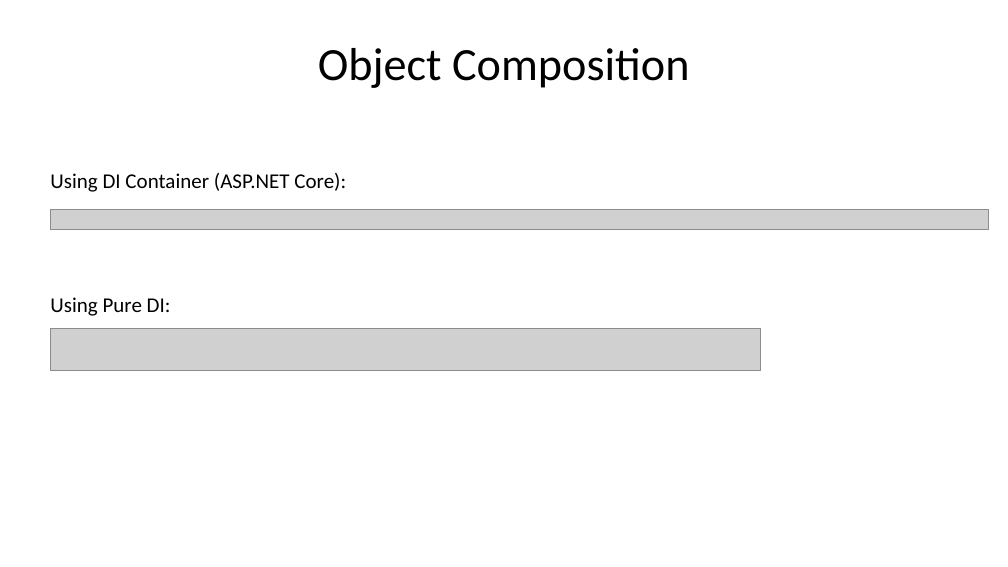
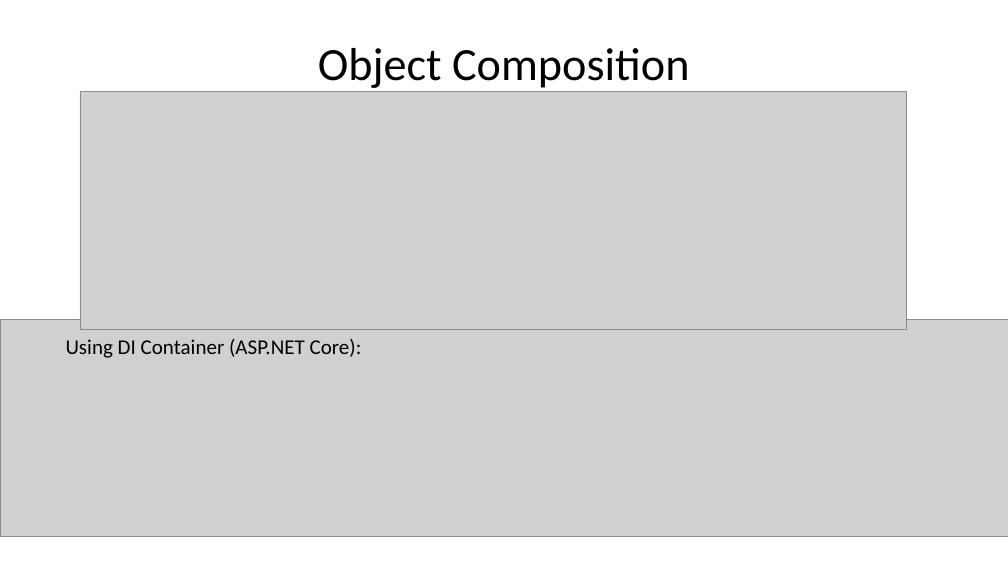
Before and after one commit to DHI/DomainServicesCourse, a slide deck: slide 28 of Presentations/DS-course-1-introduction.pptx (slide 27 before the commit). Drawn at 1008x567 pixels with LibreOffice and Linux fonts; fonts in the diff are those of the drawing; grey boxes stand for pictures. Boxes give left, top, right and bottom in pixels: in the first picture for what was removed or moved away, otherwise in the second. Text is boxed around its words. In the diff, an @@ line names an element or a change of style, - is before the commit and + after.

```diff
--- a/Presentations/DS-course-1-introduction.pptx
+++ b/Presentations/DS-course-1-introduction.pptx
@@ picture added at [80, 91, 907, 330] @@
@@ picture removed at [51, 209, 988, 230] @@
@@ text removed at [50, 297, 171, 316] @@
-Using Pure DI:
@@ picture added at [0, 320, 1008, 537] @@
@@ picture removed at [51, 329, 760, 371] @@
@@ text "Using DI Container (ASP.NET Core):": place and size @@
-text "Using DI Container (ASP.NET Core):" at [50, 173, 346, 192]
+text "Using DI Container (ASP.NET Core):" at [66, 339, 362, 358]
```
Also in this commit, not shown: 12 other slides changed, 3 slides added, 1 slide removed, 4 other files.
